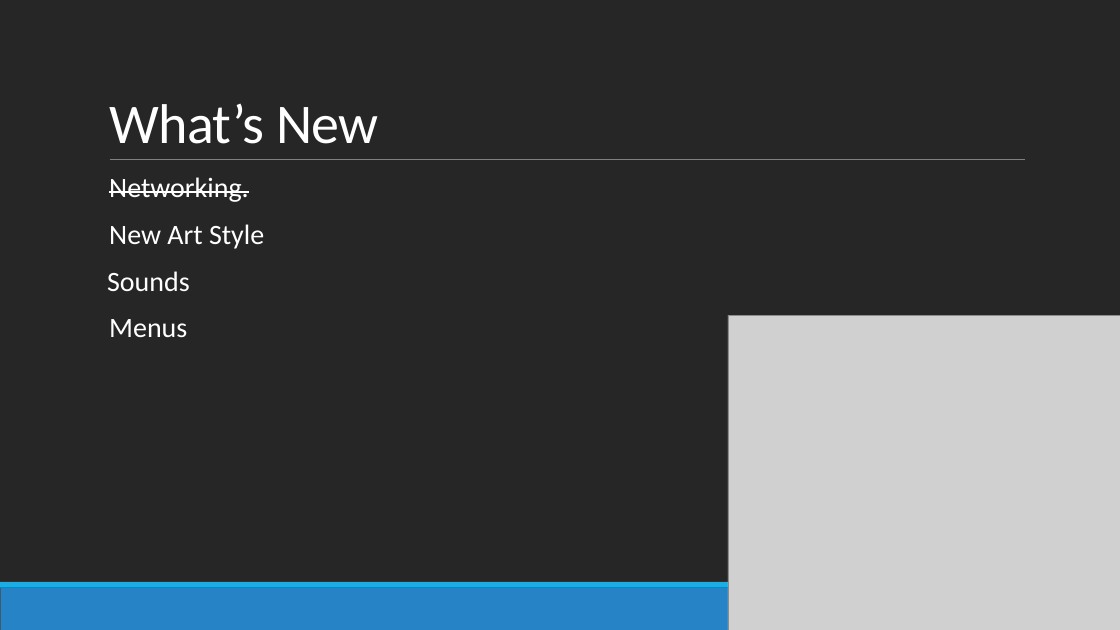
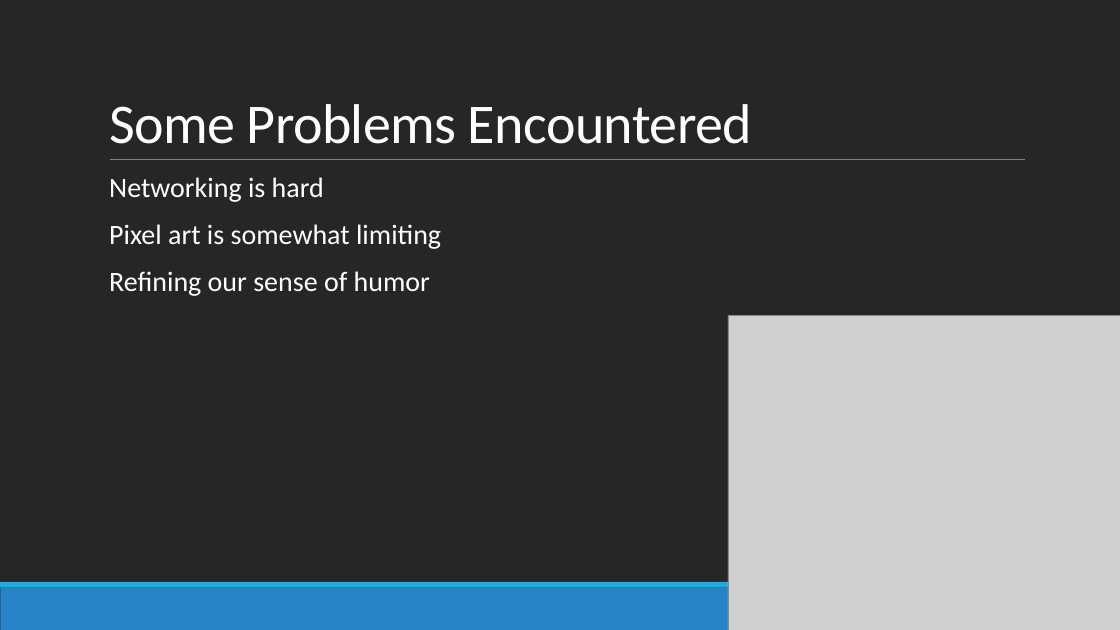
Before and after one commit to gadsu/gift, a slide deck: slide 3 of Docs/GiftGame101.pptx (slide 7 before the commit). Drawn at 1120x630 pixels with LibreOffice and Linux fonts; fonts in the diff are those of the drawing; grey boxes stand for pictures. Boxes give left, top, right and bottom in pixels: in the first picture for what was removed or moved away, otherwise in the second. Text is boxed around its words. In the diff, an @@ line names an element or a change of style, - is before the commit and + after.

```diff
--- a/Docs/GiftGame101.pptx
+++ b/Docs/GiftGame101.pptx
@@ title at (109,104,752,144): text changed @@
-What’s New
+Some Problems Encountered
@@ text at (109,177,441,296): text changed @@
-  Networking.
-  New Art Style
-Sounds
-  Menus
+  Networking is hard
+  Pixel art is somewhat limiting
+  Refining our sense of humor
```
Also in this commit, not shown: 3 other slides changed, 1 slide added, 4 slides removed.
